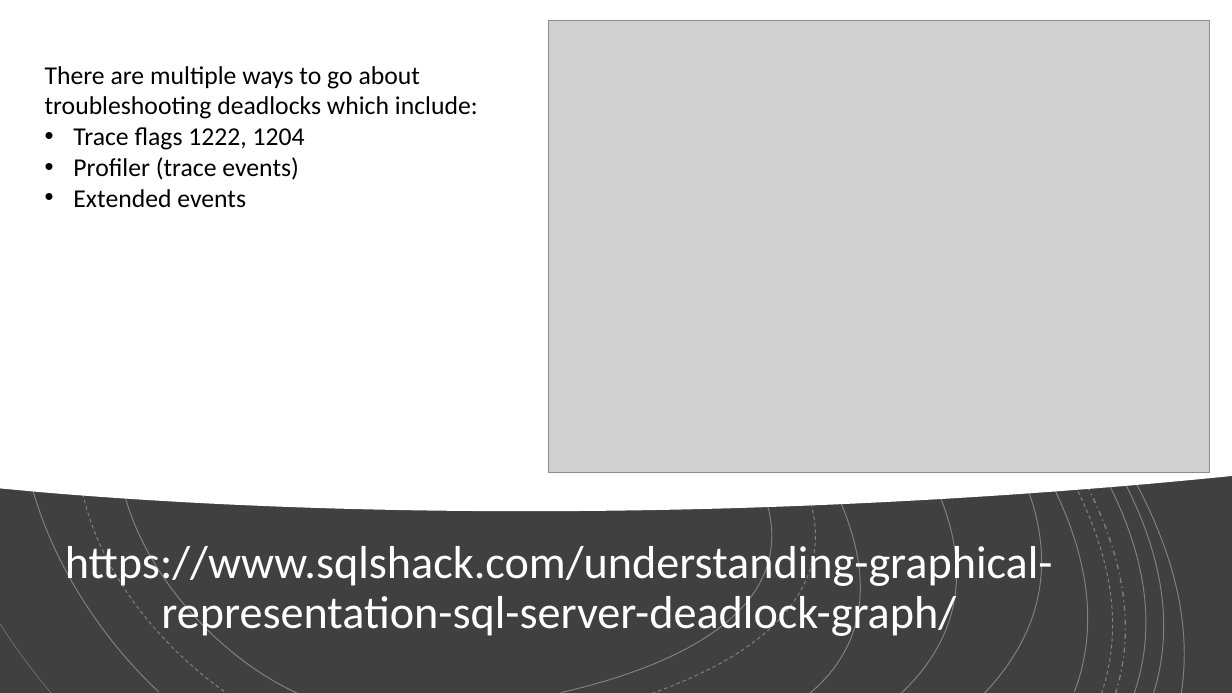
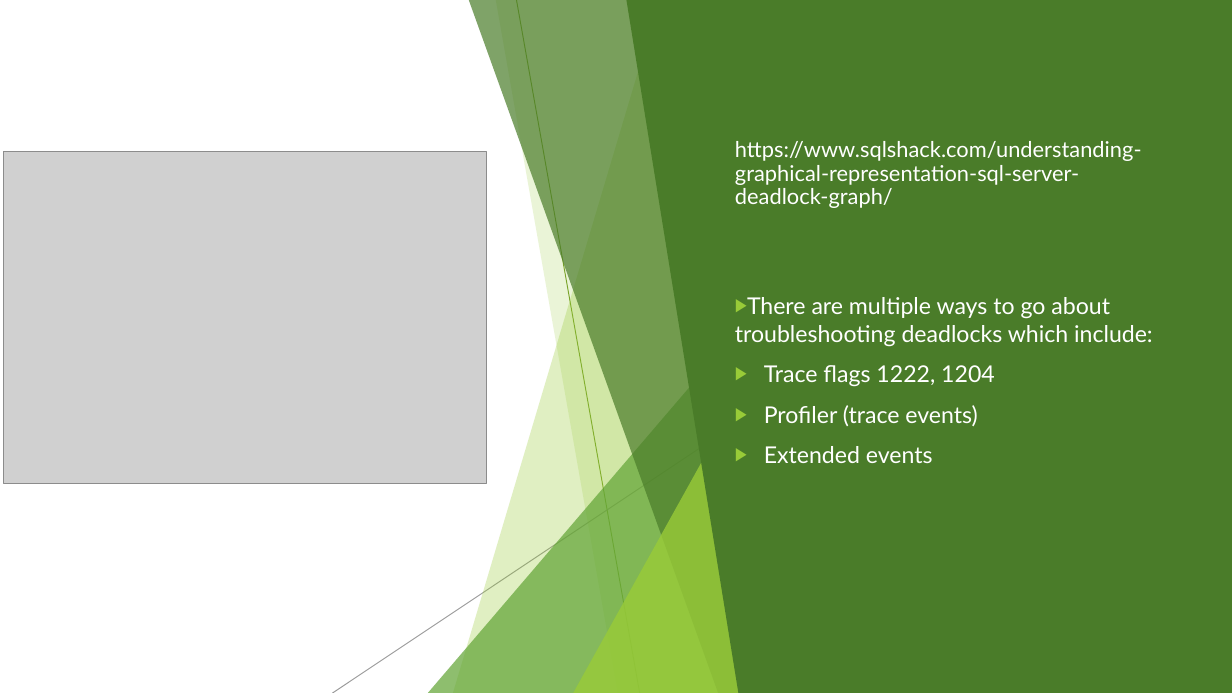
Before and after one commit to lukaszherman/datacommunity2020, a slide deck: slide 3 of MSSQL okiem DBA.pptx. Drawn at 1232x693 pixels with LibreOffice and Linux fonts; fonts in the diff are those of the drawing; grey boxes stand for pictures. Boxes give left, top, right and bottom in pixels: in the first picture for what was removed or moved away, otherwise in the second. Text is boxed around its words. In the diff, an @@ line names an element or a change of style, - is before the commit and + after.

```diff
--- a/MSSQL okiem DBA.pptx
+++ b/MSSQL okiem DBA.pptx
@@ rectangle at (x1=0, y1=0, x2=1232, y2=693): fill #404040 to #FFFFFF @@
@@ freeform shape removed at (x1=0, y1=0, x2=1232, y2=511) @@
@@ freeform shape resized from (x1=0, y1=0, x2=1121, y2=693) to (x1=453, y1=0, x2=757, y2=693) @@
@@ freeform shape at (x1=453, y1=0, x2=757, y2=693): fill none to #99CB38 at 30% opacity; outline #FFFFFF 0.75 pt to none @@
@@ freeform shape added at (x1=469, y1=0, x2=757, y2=693), fill #4A7C29 at 70% opacity @@
@@ freeform shape added at (x1=495, y1=0, x2=757, y2=693), fill #99CB38 at 20% opacity @@
@@ line added from (517, 0) to (640, 693), #739A28 0.75 pt @@
@@ freeform shape resized from (x1=653, y1=0, x2=1201, y2=693) to (x1=627, y1=0, x2=1232, y2=693) @@
@@ freeform shape at (x1=627, y1=0, x2=1232, y2=693): fill none to #4A7C29; outline #FFFFFF 0.75 pt to none @@
@@ group removed at (x1=0, y1=0, x2=1232, y2=693): 14 freeform shapes @@
@@ title "https://www.sqlshack.com/understanding-graphical-representat ..." moved from (x1=65, y1=540, x2=1053, y2=640) to (x1=735, y1=141, x2=1142, y2=208) @@
@@ title "https://www.sqlshack.com/understanding-graphical-representat ..." at (x1=735, y1=141, x2=1142, y2=208): size 36 to 17 pt, font Calibri to Lato; alignment centre to left @@
@@ picture resized from (x1=548, y1=20, x2=1210, y2=473) to (x1=3, y1=152, x2=486, y2=483) @@
@@ text "There are multiple ways to ..." moved from (x1=45, y1=66, x2=478, y2=207) to (x1=735, y1=297, x2=1153, y2=463) @@
@@ text "There are multiple ways to ..." at (x1=735, y1=297, x2=1153, y2=463): size 20 to 18 pt, font Calibri to Lato, text colour #000000 to #FFFFFF; bullet none to ▶; more space between paragraphs; bullet • to ▶ @@
@@ triangle added at (x1=428, y1=308, x2=757, y2=693), fill #63A537 at 72% opacity @@
@@ line added from (814, 372) to (333, 693), #808080 0.75 pt @@
@@ triangle added at (x1=573, y1=363, x2=757, y2=693), fill #99CB38 at 80% opacity @@
@@ group added at (x1=0, y1=0, x2=1232, y2=693): 5 freeform shapes, 3 triangles, 2 lines @@
```
Also in this commit, not shown: 22 other slides changed, 1 slide added, 1 slide removed.
